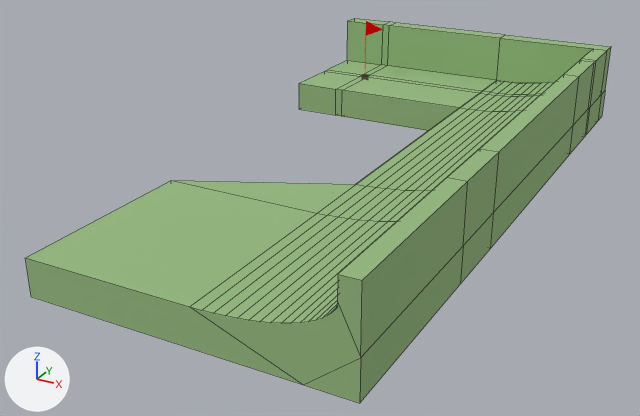
A saved change to the Blender file assets/blend_files/basic_level_3.blend.
Camera for both pictures: a 50 mm lens placed at (5.17, -5.26, 3.31), pointed at (0.71, 2.85, -0.74). Arrows for +X, +Y and +Z are at lower left; the lights stay in place. Mesh edges are drawn as thin lines on the coarser meshes.

Names of what the first picture shows: 'green'.
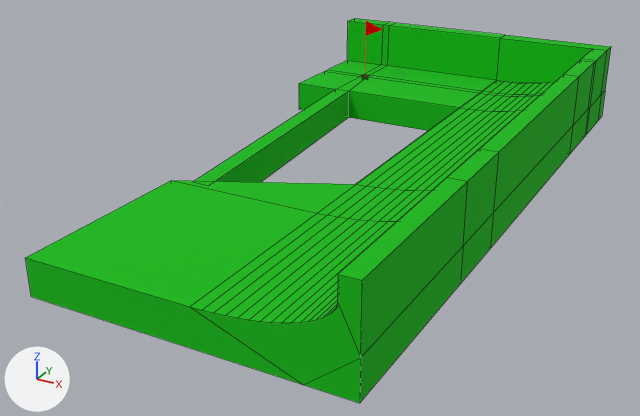
The change, as a diff of the scene's bpy script:
```diff
--- a/assets/blend_files/basic_level_3.blend.py
+++ b/assets/blend_files/basic_level_3.blend.py
@@ mat_material @@
 mat_material = principled_material('Material')
-mat_material.base_color = (0.325, 0.518, 0.232)  # green #9abf84
+mat_material.base_color = (0.0, 0.5, 0.0)  # green #00bc00
 mat_material.metallic = 0.118
@@ me_green @@
 me_green.from_pydata(...)  # 404 vertices, 326 faces; spans x -1.05..2.87, y -0.48..7.19, z -0.54..0.46
 # used by ob_green; location = (0.0, 0.0, 0.0)
 # verts and faces of me_green; kept vertices keep their numbers, new ones are numbered from 404
 # before: 152 (-0.35, 5.43, -0.54) at pixel (341, 116), 155 (-0.35, 5.43, -0.16) at pixel (342, 90), 160 (-0.45, 5.43, -0.54) at pixel (335, 115), 166 (-0.45, 5.43, -0.16) at pixel (335, 89)
+# me_green part 1
+delete_faces([(152, 155, 166, 160)])
+verts[152] = (-0.25, 5.43, -0.54)  # moved, pixel (348, 117)
+verts[155] = (-0.25, 5.43, -0.16)  # moved, pixel (348, 91)
+verts[404] = (-0.14, 1.64, -0.16)  # pixel (192, 181)
+verts[405] = (0.07, 1.64, -0.16)  # pixel (208, 185)
+verts[406] = (0.07, 1.64, -0.54)
+verts[407] = (-0.14, 1.64, -0.54)
+faces += [(152, 155, 405, 406), (404, 407, 406, 405), (160, 407, 404, 166), (152, 406, 407, 160), (155, 166, 404, 405)]
 me_green.materials.append(mat_material)
```

What differs and where, as boxes [x1, y1, x2, y2] in the pictures (640 x 416 px):
'green', recoloured, reshaped: [25, 18, 611, 403] in both
part 1 of me_green, built on: before [336, 76, 479, 131]; after [193, 76, 479, 185]
